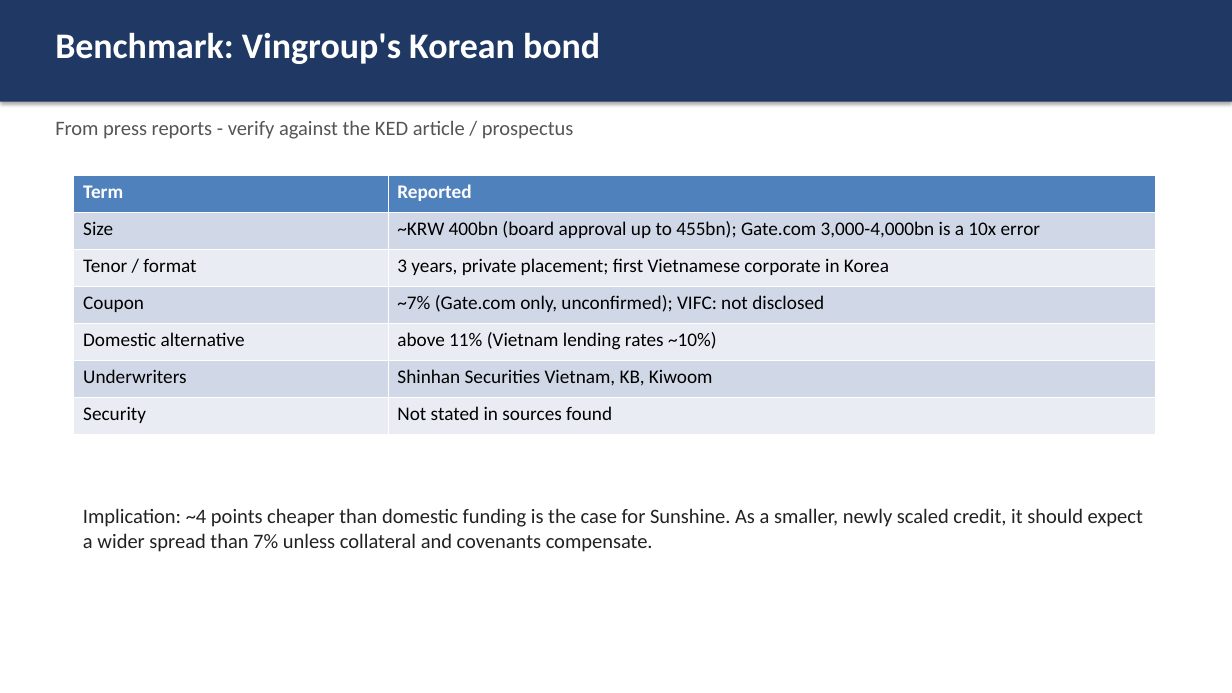
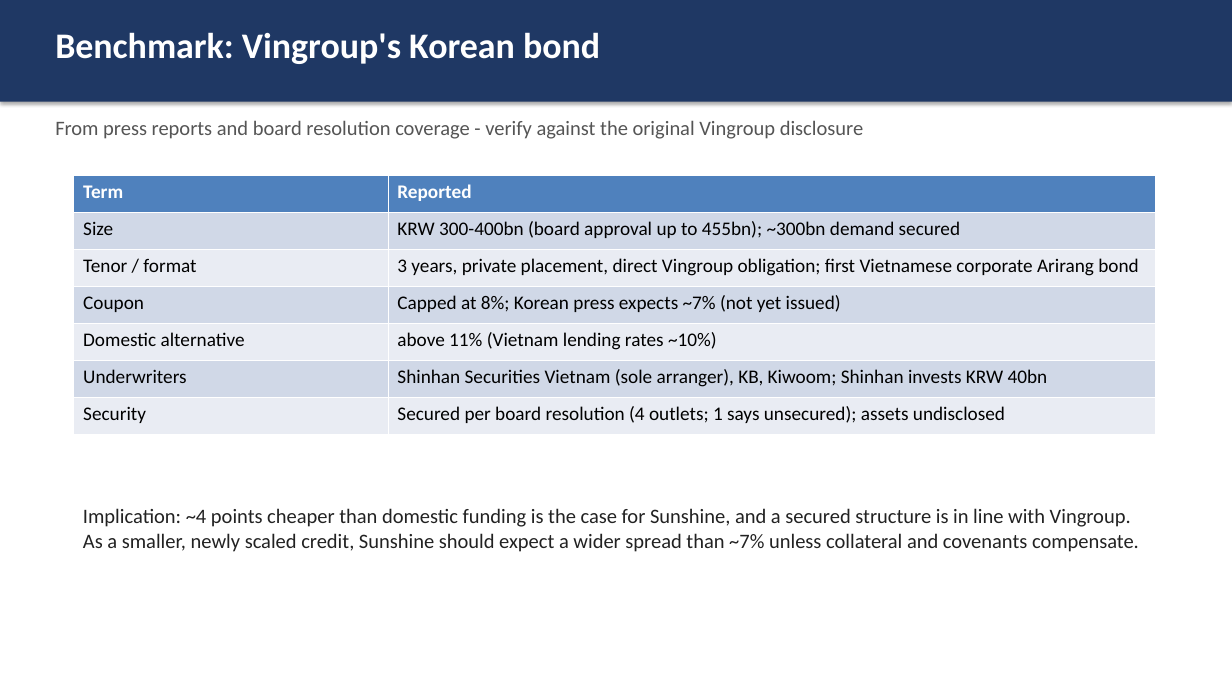
Before and after one commit to vnvitalii-web/App-bank, a slide deck: slide 7 of output/Slides_Sunshine_vs_Vingroup.pptx. Drawn at 1232x693 pixels with LibreOffice and Linux fonts; fonts in the diff are those of the drawing. Boxes give left, top, right and bottom in pixels: in the first picture for what was removed or moved away, otherwise in the second. Text is boxed around its words. In the diff, an @@ line names an element or a change of style, - is before the commit and + after.

```diff
--- a/output/Slides_Sunshine_vs_Vingroup.pptx
+++ b/output/Slides_Sunshine_vs_Vingroup.pptx
@@ text at [55, 120, 863, 139]: text changed @@
-From press reports - verify against the KED article / prospectus
+From press reports and board resolution coverage - verify against the original Vingroup disclosure
@@ table at [74, 176, 1155, 434] @@
-row 2, column 2: ~KRW 400bn (board approval up to 455bn); Gate.com 3,000-4,000bn is a 10x error
+row 2, column 2: KRW 300-400bn (board approval up to 455bn); ~300bn demand secured
-row 3, column 2: 3 years, private placement; first Vietnamese corporate in Korea
+row 3, column 2: 3 years, private placement, direct Vingroup obligation; first Vietnamese corporate Arirang bond
-row 4, column 2: ~7% (Gate.com only, unconfirmed); VIFC: not disclosed
+row 4, column 2: Capped at 8%; Korean press expects ~7% (not yet issued)
-row 6, column 2: Shinhan Securities Vietnam, KB, Kiwoom
+row 6, column 2: Shinhan Securities Vietnam (sole arranger), KB, Kiwoom; Shinhan invests KRW 40bn
-row 7, column 2: Not stated in sources found
+row 7, column 2: Secured per board resolution (4 outlets; 1 says unsecured); assets undisclosed
@@ text at [83, 508, 1139, 552]: text changed @@
-Implication: ~4 points cheaper than domestic funding is the case for Sunshine. As a smaller, newly scaled credit, it should expect a wider spread than 7% unless collateral and covenants compensate.
+Implication: ~4 points cheaper than domestic funding is the case for Sunshine, and a secured structure is in line with Vingroup. As a smaller, newly scaled credit, Sunshine should expect a wider spread than ~7% unless collateral and covenants compensate.
```
Also in this commit, not shown: 2 other slides changed, 2 other files.
